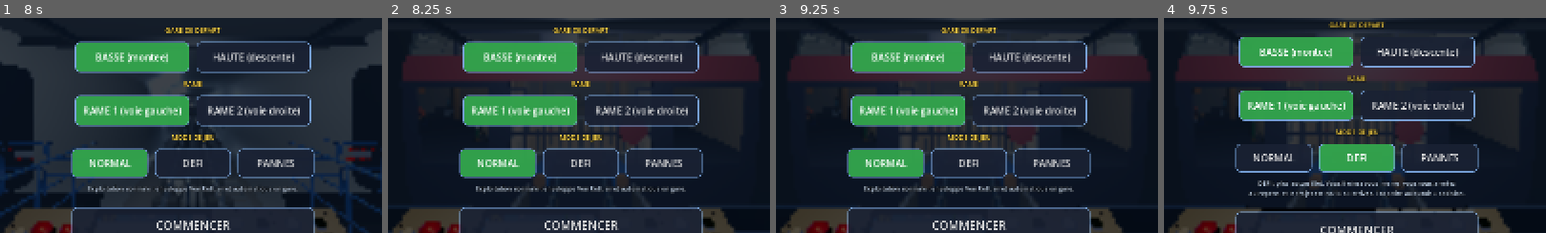
Above: before the commit, frames 1-4 (left to right).
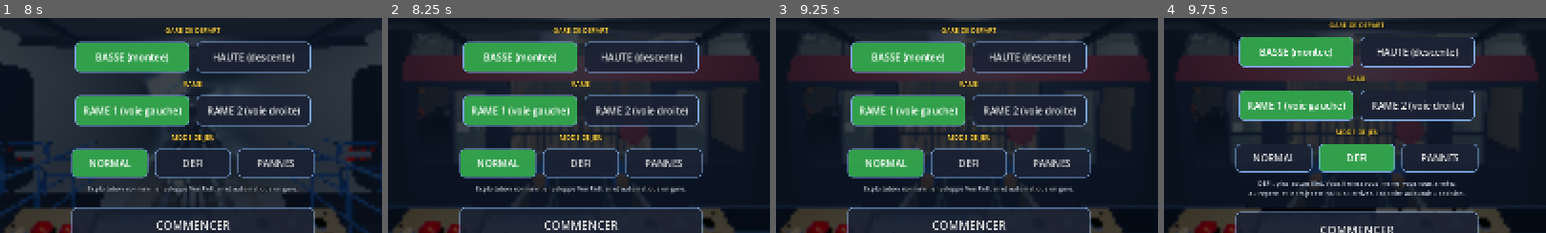
Above: after the commit, the same moments.

Repository: ARP273-ROSE/perce-neige-sim
Game: Godot game, scene res://scenes/main.tscn
Two runs of this game, one before a commit and one after it. Both use one fixed random seed, a clock stepped at 60 frames per second and the inputs below. Sound files missing from this copy of the repository are replaced by a short silence.
Inputs (mouse positions are % of the whole screen's width and height, from its top left):
- Up to frame 1 (8 s): click "NORMAL" at 0.5 s; click "NORMAL" at 1.25 s; click "BASSE (montee)" at 2 s; tap Enter (ready_depart) at 2.75 s; move the mouse to (72, 45) at 2.77 s; hold D 2.78-3.5 s; hold Shift (emergency) 2.78-3.5 s; click (72, 45) at 2.92 s; click "HAUTE (descente)" at 3.5 s; drag from (30, 55) to (45, 70) at 4.27 s; click "RAME 1 (voie gauche)" at 5 s; move the mouse to (60, 28) at 5.77 s; hold D 5.78-6.5 s; tap H (toggle_headlights) at 5.85 s; drag from (45, 70) to (20, 35) at 6.52 s; click "RAME 2 (voie droite)" at 7.25 s
- Up to frame 2 (8.25 s): move the mouse to (80, 65) at 8.02 s; hold Space (brake) from 8.03 s (still down); tap I at 8.1 s
- Up to frame 3 (9.25 s): release Space (brake) at 8.75 s; drag from (20, 35) to (35, 25) at 8.77 s
- Up to frame 4 (9.75 s): click "DEFI" at 9.5 s
The pictures show only the part of the screen within x 25-75%, y 30-80%; the shares and areas given below are measured in that part.

Frame 1 is identical in both runs. In frame 2, 0.6% of the frame differs, in the area x 17-83%, y 42-58%; in frame 3, 0.6%; in frame 4, 0.5%.

Commit message:
v1.15.90 : portes de la salle d'attente de Val Claret à un seul vantail
Chaque porte de la cloison : panneau fixe côté milieu, un vantail
mobile côté extérieur qui coulisse vers le milieu de la salle en 2 s,
derrière le panneau fixe (fait de ARP273-ROSE, vidéo FUNI284 0:55-0:58).
Affichette « PORTES AUTOMATIQUES » collée sur le vantail ouest.

Diff:
--- a/godot_project/bench_pupitre_3d.gd
+++ b/godot_project/bench_pupitre_3d.gd
@@ -180,15 +180,23 @@
 		ph.doors_open = true
 		for k in range(6):
 			ga.mettre_a_jour(0.5, ph)
-		var v0: Array = ga._vantaux[0]
-		var ouvert: float = absf((v0[0] as Node3D).position.distance_to(ga._p(float(v0[1]), 0.0, 0.0)))
+		# un seul vantail par porte, qui coulisse vers le MILIEU de la salle
+		# (ARP273-ROSE, 07/10/2026) : celui de l'ouest (x < 0) vers l'est, celui de
+		# l'est vers l'ouest
+		var vers_milieu: bool = true
+		var ouvert: float = INF
+		for i in range(ga._vantaux.size()):
+			var c: float = ga.course_vantail(i)
+			ouvert = minf(ouvert, absf(c))
+			if signf(c) != -signf(float(ga._vantaux[i][1])):
+				vers_milieu = false
 		ph.trip_started = true
 		ph.doors_open = false
 		for k in range(6):
 			ga.mettre_a_jour(0.5, ph)
-		var ferme: float = absf((v0[0] as Node3D).position.distance_to(ga._p(float(v0[1]), 0.0, 0.0)))
-		_verif("gare aval : 4 vantaux, ouverts à l'embarquement, fermés au départ",
-			ga._vantaux.size() == 4 and ouvert > 0.9 and ferme < 0.01,
+		var ferme: float = absf(ga.course_vantail(0)) + absf(ga.course_vantail(1))
+		_verif("gare aval : un vantail par porte, vers le milieu, ouvert à l'embarquement, fermé au départ",
+			ga._vantaux.size() == 2 and vers_milieu and ouvert > 0.9 and ferme < 0.01,
 			"course %.2f m puis %.2f m" % [ouvert, ferme])
 		# vraie séquence (ARP273-ROSE : « ferme-les avant le départ, ouvre-les
 		# après l'arrivée ») : rame à quai portes ouvertes → séquence de
@@ -202,7 +210,7 @@
 		ph2.trip_started = false
 		for k in range(8):
 			ga.mettre_a_jour(0.5, ph2)
-		var ouv0: float = (ga._vantaux[0][0] as Node3D).position.distance_to(ga._p(float(ga._vantaux[0][1]), 0.0, 0.0))
+		var ouv0: float = absf(ga.course_vantail(0))
 		ph2.request_depart()
 		var t_ferme: float = -1.0
 		var t_dep: float = -1.0
@@ -211,7 +219,7 @@
 			ph2.step(1.0 / 30.0)
 			ga.mettre_a_jour(1.0 / 30.0, ph2)
 			t += 1.0 / 30.0
-			var o: float = (ga._vantaux[0][0] as Node3D).position.distance_to(ga._p(float(ga._vantaux[0][1]), 0.0, 0.0))
+			var o: float = absf(ga.course_vantail(0))
 			if t_ferme < 0.0 and o < 0.01:
 				t_ferme = t
 			if ph2.trip_started:
--- a/godot_project/scripts/gare_aval.gd
+++ b/godot_project/scripts/gare_aval.gd
@@ -24,10 +24,8 @@
 ##
 ## INCONNUS (valeurs du simulateur, pas des données) : la façade ouest et
 ## le mur nord (non photographiés, bardage bois supposé) ; la place exacte
-## des colonnes, bancs, écrans et du comptoir dans la salle ; le sens
-## d'ouverture des vantaux (deux vantaux qui s'écartent, supposé) ; le
-## rayon des petites arches (6,2 m, déduit du LiDAR) et l'écart entre
-## arches (2,35 m).
+## des colonnes, bancs, écrans et du comptoir dans la salle ; le rayon des
+## petites arches (6,2 m, déduit du LiDAR) et l'écart entre arches (2,35 m).
 
 const H_SOL: float = -1.10          # sol du hall sous l'axe du tunnel à s = 0
 const H_TOIT: float = 6.0           # dessus du toit (LiDAR 2115 m)
@@ -46,6 +44,8 @@
 const ARCHE_D: float = 10.1         # arche rouge : à 10,1 m devant la façade
 const ARCHE_DECALAGE: float = 0.84  # axe des arches décalé vers l'est
 const LARGEUR_ESCALIER: float = 11.5
+const Z_FIXE: float = 0.035         # panneau fixe des portes, côté salle
+const Z_VANTAIL: float = -0.035     # vantail mobile, en retrait côté quai
 const GIRON: float = 0.33
 
 var tunnel: TunnelBuilder = null
@@ -53,7 +53,7 @@
 var _e: Vector3 = Vector3.RIGHT     # est
 var _n: Vector3 = Vector3.FORWARD   # nord
 var _mats: Dictionary = {}
-var _vantaux: Array = []            # [nœud, position fermée, sens]
+var _vantaux: Array = []            # [nœud, x fermé, sens d'ouverture, z]
 var _ouverture: float = 0.0
 var _panneau: Array = []            # lignes du panneau des départs (Label3D)
 var _t_panneau: float = 0.0
@@ -91,6 +91,13 @@
 	# éclairée en vue extérieure par la lumière de jour de cette vue (qui
 	# n'éclaire que les rames et la voie)
 	Cabin.tag_layer(self, Cabin.LAYER_VOIE)
+
+
+## Course actuelle du vantail i depuis sa position fermée (m, signée : > 0
+## vers l'est).
+func course_vantail(i: int) -> float:
+	var v: Array = _vantaux[i]
+	return ((v[0] as Node3D).position - _p(float(v[1]), float(v[3]), 0.0)).dot(_e)
 
 
 ## Point local (x est, z nord, y au-dessus du sol du hall) → monde.
@@ -325,10 +332,17 @@
 # --- cloison vitrée et portes coulissantes ------------------------------------
 
 ## Cloison entre la salle d'attente et le quai (photos 093457 / 093458 /
-## 093500) : menuiseries bleu marine ; deux jeux de portes coulissantes
-## automatiques à deux vantaux (≈ 1 m × 2,25 m, traverse vers 45 %), un au
+## 093500) : menuiseries bleu marine ; une porte coulissante automatique au
 ## pied de chaque quai ; vitrine fixe de 4 m face à la fosse ; bandeau rouge
 ## « ALTITUDE EXPERIENCES... » ; vitrage haut ; panneau des départs.
+## Chaque porte : UN SEUL vantail mobile qui coulisse vers le milieu de la
+## salle (ARP273-ROSE, 07/10/2026 : « la porte de droite en regardant vers le haut
+## coulisse à gauche, celle du quai gauche à droite » ; vidéo YouTube
+## « [FUNI284] Funiculaire Perce-Neige | Tignes (montée) », chaîne
+## Transports câblés, 0:55-0:58). Sur les photos, la baie a deux
+## panneaux (≈ 1 m × 2,25 m, traverse vers 45 %) : le panneau côté milieu
+## est fixe, au nu de la salle ; le vantail mobile, côté extérieur et en
+## retrait côté quai, glisse derrière lui en ≈ 2 s.
 func _cloison() -> void:
 	var h_portes: float = 2.25
 	var y_bandeau: float = 2.45
@@ -351,20 +365,46 @@
 		var xc: float = cote * 3.55
 		# dormant : linteau et imposte pleine jusqu'au bandeau
 		_boite("marine", 2.1, y_bandeau - h_portes, 0.20, xc, 0.0, (h_portes + y_bandeau) * 0.5)
-		for k in [-1.0, 1.0]:
-			var vantail: Node3D = Node3D.new()
-			vantail.name = "Vantail"
-			add_child(vantail)
-			var x0: float = xc + k * 0.525
-			vantail.position = _p(x0, 0.0, 0.0)
-			vantail.basis = _base()
-			_vantail(vantail, h_portes)
-			_vantaux.append([vantail, x0, k])
+		# panneau fixe côté milieu, au nu de la salle
+		var fixe: Node3D = Node3D.new()
+		fixe.name = "PanneauFixe"
+		add_child(fixe)
+		fixe.position = _p(xc - cote * 0.525, Z_FIXE, 0.0)
+		fixe.basis = _base()
+		_vantail(fixe, h_portes)
+		# vantail mobile côté extérieur, en retrait côté quai : il glisse
+		# vers le milieu, derrière le panneau fixe
+		var vantail: Node3D = Node3D.new()
+		vantail.name = "Vantail"
+		add_child(vantail)
+		var x0: float = xc + cote * 0.525
+		vantail.position = _p(x0, Z_VANTAIL, 0.0)
+		vantail.basis = _base()
+		_vantail(vantail, h_portes)
+		_vantaux.append([vantail, x0, -cote, Z_VANTAIL])
+		if cote < 0.0:
+			# affichette collée côté salle sur le vantail mobile de la porte
+			# ouest, vers son bord extérieur (photo 093500 : ≈ 0,30 × 0,28 m à
+			# 1,2 m ; vidéo FUNI284 : elle part avec le vantail)
+			var aff: MeshInstance3D = MeshInstance3D.new()
+			var carton: BoxMesh = BoxMesh.new()
+			carton.size = Vector3(0.30, 0.28, 0.002)
+			carton.material = _mats["blanc"]
+			aff.mesh = carton
+			aff.position = Vector3(-0.20, 1.18, -0.0075)
+			vantail.add_child(aff)
+			var txt: Label3D = Label3D.new()
+			txt.text = "PORTES AUTOMATIQUES\nInterdiction à toute personne\nétrangère au service\nd'en actionner l'ouverture\nAUTOMATIC DOORS\nunauthorized persons\nare strictly forbidden\nto operate the sliding doors"
+			txt.font_size = 24
+			txt.pixel_size = 0.0007
+			txt.modulate = Color(0.1, 0.1, 0.12)
+			txt.shaded = false
+			txt.double_sided = false
+			# le vantail regarde le quai (−Z local = la salle) : demi-tour
+			txt.transform = Transform3D(Basis(Vector3.UP, PI), Vector3(-0.20, 1.18, -0.0095))
+			vantail.add_child(txt)
 	# « 2 » peint sur le montant de la porte de droite (côté ouest, vu du hall)
 	_etiquette("2", _p(-4.55, 0.11, 1.9), 64, Color.WHITE, 0.004, _n)
-	# affichette (lue sur la photo 093500)
-	_etiquette("PORTES AUTOMATIQUES\nInterdiction à toute personne\nétrangère au service d'en\nactionner l'ouverture",
-		_p(-3.0, 0.03, 1.55), 24, Color(0.1, 0.1, 0.12), 0.0016, _n, Color.WHITE)
 	# bandeau rouge, texte côté hall
 	_boite("rouge_bandeau", 11.2, y_haut - y_bandeau, 0.16, 0.0, 0.02, (y_bandeau + y_haut) * 0.5, 0.0, "Bandeau")
 	_etiquette("ALTITUDE EXPERIENCES...", _p(0.0, 0.11, (y_bandeau + y_haut) * 0.5), 96, Color.WHITE, 0.0042, _n)
@@ -811,10 +851,11 @@
 		return
 	var en_gare: bool = ph.s < PNConstants.START_S + 3.0 or PNConstants.miroir(ph.s) < PNConstants.START_S + 3.0
 	var embarquement: bool = en_gare and ph.doors_open and not ph.trip_started
-	_ouverture = move_toward(_ouverture, 1.0 if embarquement else 0.0, dt / 1.5)
+	# ≈ 2 s pour s'ouvrir ou se fermer (vidéo FUNI284, 0:55-0:57)
+	_ouverture = move_toward(_ouverture, 1.0 if embarquement else 0.0, dt / 2.0)
 	var course: float = 0.98 * smoothstep(0.0, 1.0, _ouverture)
 	for v in _vantaux:
-		(v[0] as Node3D).position = _p(float(v[1]) + float(v[2]) * course, 0.0, 0.0)
+		(v[0] as Node3D).position = _p(float(v[1]) + float(v[2]) * course, float(v[3]), 0.0)
 	_t_panneau -= dt
 	if _t_panneau > 0.0:
 		return
Not shown, changed: CHANGELOG.md
Not shown, changed: SOURCES.md
Not shown, changed: VERSION
